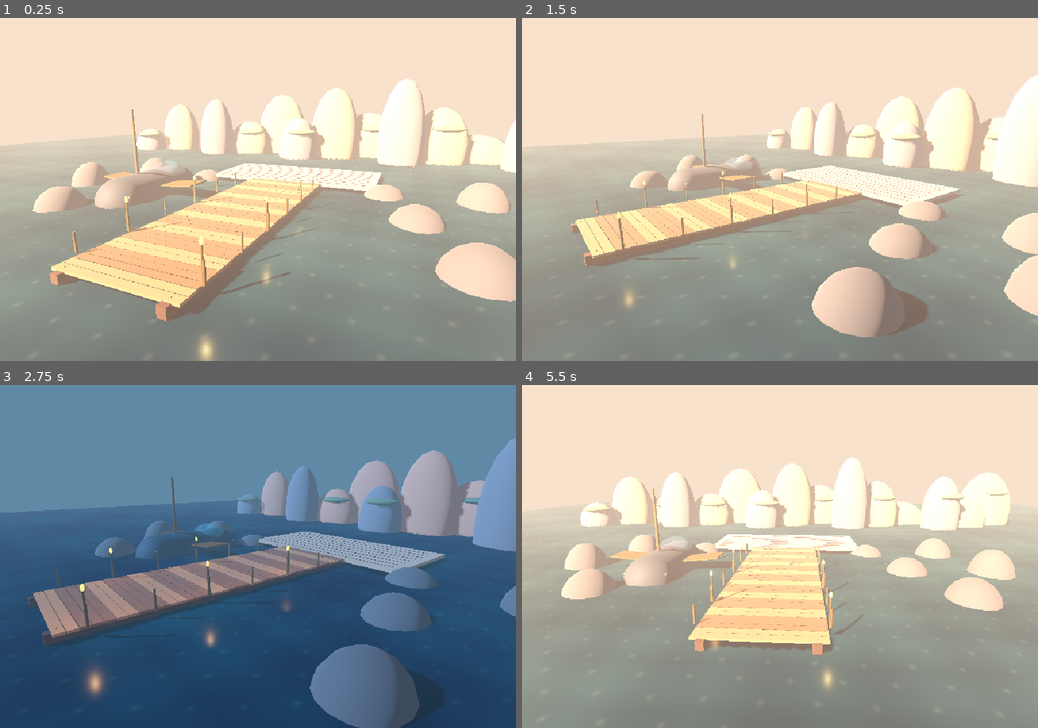
Above: before the commit, frames 1-4 (two rows, left to right).
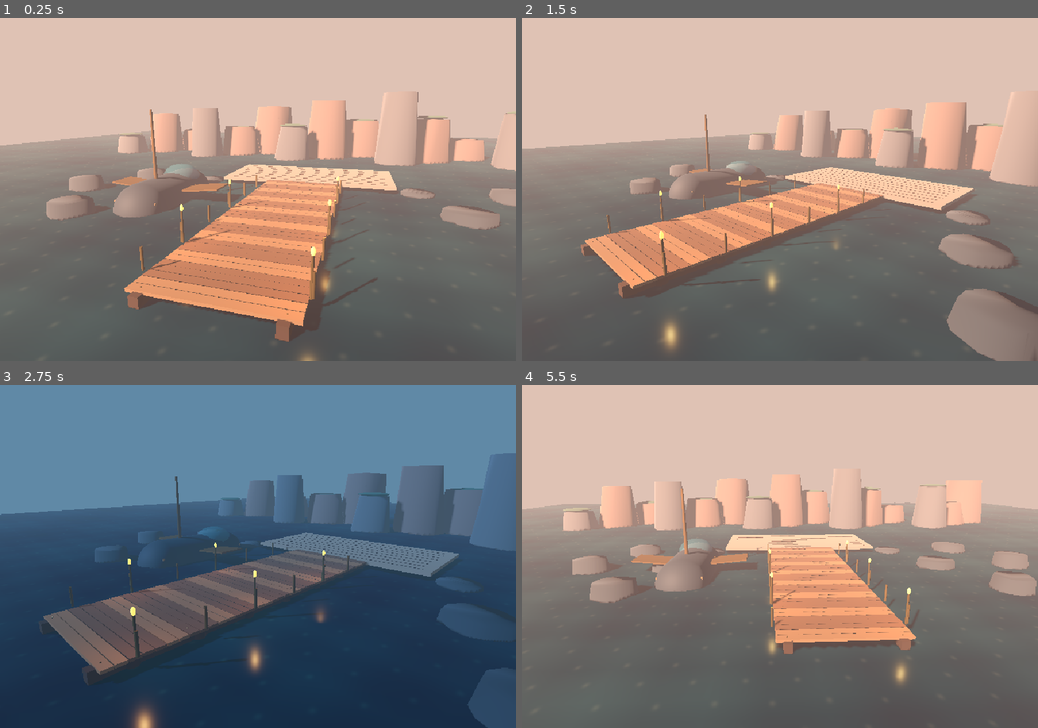
Above: after the commit, the same moments.

Repository: ndrorchestration/ToSailaStarrySky-jrpg
Game: Godot game, scene res://scenes/first_wake_3d_visual_slice.tscn
Two runs of this game, one before a commit and one after it. Both use one fixed random seed, a clock stepped at 60 frames per second and the inputs below. This scene is started directly instead of the project's main scene.
Inputs:
- Up to frame 1 (0.25 s): no input
- Up to frame 2 (1.5 s): tap Enter at 0.5 s; hold Right (ui_right) 0.53-1.28 s; tap R at 0.6 s; tap T at 0.8, 1.35 s; hold Down (ui_down) from 1.28 s (still down)
- Up to frame 3 (2.75 s): tap R at 1.55, 2.1 s; release Down (ui_down) at 2.03 s; hold Right (ui_right) from 2.03 s (still down); tap T at 2.3 s
- Up to frame 4 (5.5 s): release Right (ui_right) at 2.78 s; hold Up (ui_up) 2.78-3.53 s; tap T at 2.85, 3.8, 5.3 s; tap R at 3.05, 4.55 s; hold Left (ui_left) 3.53-5.03 s; tap E at 3.6 s; tap V at 4.35 s; hold Down (ui_down) from 5.03 s (still down); tap C at 5.1 s

The runs differ from the first frame. In frame 1, 98% of the frame differs, in the area x 0-100%, y 0-100%; in frame 2, 96%; in frame 3, 45%; in frame 4, 98%.

Commit message:
visual(godot3d): replace egg-shaped mountains with faceted meshes and properly grade sunset lighting

Diff:
--- a/godot/scripts/first_wake_3d_visual_slice.gd
+++ b/godot/scripts/first_wake_3d_visual_slice.gd
@@ -4,7 +4,7 @@
 ## Keep the existing res://scenes/first_wake_game.tscn entry untouched.
 const WaterShader = preload("res://shaders/first_wake_3d_water.gdshader")
 const CharacterSlot = preload("res://scripts/first_wake_3d_character_slot.gd")
-const CAMERA_TARGET := Vector3(0.0, 0.9, -9.0)
+const CAMERA_TARGET := Vector3(-3.4, 0.9, -9.0)
 
 var visual_root: Node3D
 var camera: Camera3D
@@ -15,7 +15,7 @@
 var geometry_count := 0
 var lantern_count := 0
 var animation_assets_loaded := 0
-var camera_azimuth := 0.42
+var camera_azimuth := 0.30
 var camera_distance := 34.0
 var camera_elevation := 0.24
 
@@ -93,20 +93,20 @@
     environment.name = "CinematicCoastalWorldEnvironment"
     environment.environment = Environment.new()
     environment.environment.background_mode = Environment.BG_COLOR
-    environment.environment.background_color = Color("#e0b79f")
+    environment.environment.background_color = Color("#b58b89")
     environment.environment.ambient_light_source = Environment.AMBIENT_SOURCE_COLOR
-    environment.environment.ambient_light_color = Color("#b5b6c3")
-    environment.environment.ambient_light_energy = 0.65
+    environment.environment.ambient_light_color = Color("#8f9ca9")
+    environment.environment.ambient_light_energy = 0.37
     environment.environment.tonemap_mode = Environment.TONE_MAPPER_FILMIC
     environment.environment.fog_enabled = true
-    environment.environment.fog_light_color = Color("#f1c9ab")
-    environment.environment.fog_density = 0.008
+    environment.environment.fog_light_color = Color("#c49f91")
+    environment.environment.fog_density = 0.006
     add_child(environment)
     sunlight = DirectionalLight3D.new()
     sunlight.name = "KeySun_GoldenHour"
     sunlight.rotation_degrees = Vector3(-31.0, -36.0, 5.0)
     sunlight.light_color = Color("#ffcea3")
-    sunlight.light_energy = 1.35
+    sunlight.light_energy = 0.71
     sunlight.shadow_enabled = true
     add_child(sunlight)
 
@@ -119,28 +119,63 @@
     water_material.shader = WaterShader
     water = _mesh("ActualSpatial3DAnimatedSea", ocean, Vector3(0, -0.65, -23), water_material)
 
+func _faceted_cliff_mesh(seed: int, radius: float, height: float) -> ArrayMesh:
+    # Low-poly strata with irregular real 3D profiles instead of elongated spheres.
+    # Deterministic so QA can compare actual native GPU frames across revisions.
+    var surface := SurfaceTool.new()
+    surface.begin(Mesh.PRIMITIVE_TRIANGLES)
+    var edges := 11
+    var lower: Array[Vector3] = []
+    var upper: Array[Vector3] = []
+    for j in range(edges):
+        var angle := TAU * float(j) / float(edges)
+        var irregular := 0.88 + float((j * 17 + seed * 11) % 9) * 0.035
+        var upper_rough := 0.61 + float((j * 7 + seed * 13) % 8) * 0.023
+        lower.append(Vector3(cos(angle) * radius * irregular,
+            -2.3 + float(j % 3) * 0.08, sin(angle) * radius * irregular))
+        upper.append(Vector3(cos(angle) * radius * upper_rough,
+            height + float((j * 5 + seed) % 5) * 0.19,
+            sin(angle) * radius * upper_rough))
+    for j in range(edges):
+        var next := (j + 1) % edges
+        for vertex in [lower[j], upper[j], lower[next],
+                upper[j], upper[next], lower[next]]:
+            surface.add_vertex(vertex)
+        for vertex in [upper[j], Vector3(0, height + 0.35, 0), upper[next]]:
+            surface.add_vertex(vertex)
+    surface.generate_normals()
+    return surface.commit()
+
+func _cliff(label: String, location: Vector3, radius: float, height: float,
+        seed: int, material: StandardMaterial3D) -> void:
+    _mesh(label, _faceted_cliff_mesh(seed, radius, height), location, material)
+
 func _assemble_coast() -> void:
-    var dark_rock := _material(Color("#535b64"), 0.96)
-    var sandstone := _material(Color("#ae8977"), 0.91)
-    var twilight_rock := _material(Color("#707582"), 0.98)
-    var distant_green := _material(Color("#617761"), 0.95)
-    # Volumetric silhouette layers are true 3D meshes, not 2D painted cards.
+    var dark_rock := _material(Color("#3c4b59"), 0.98)
+    var sandstone := _material(Color("#75615e"), 0.94)
+    var twilight_rock := _material(Color("#58606b"), 0.98)
+    var distant_green := _material(Color("#3d6258"), 0.97)
+    for rock in [dark_rock, sandstone, twilight_rock]:
+        rock.cull_mode = BaseMaterial3D.CULL_DISABLED
+    # Distinct layered volcanic/sandstone cliffs, not placeholder oval towers.
     for i in range(15):
         var x := float(i - 7) * 6.5
-        var z := -44.0 - float(i % 3) * 4.0
-        var h := 4.5 + float((i * 17) % 11) * 0.7
+        var z := -43.0 - float(i % 3) * 5.0
+        var h := 5.0 + float((i * 17) % 11) * 0.84
+        var radius := 3.9 + float(i % 3) * 0.78
         var mat := twilight_rock if i % 3 == 0 else sandstone
-        _sphere("Actual3DCliff_%02d" % i, Vector3(x, -1.8 + h * 0.42, z),
-            1.0, Vector3(4.0 + float(i % 3), h, 3.5), mat)
+        _cliff("FacetedTrue3DCliff_%02d" % i, Vector3(x, -2.0, z), radius, h, i, mat)
         if i % 2 == 0:
-            _sphere("VegetationCanopy_%02d" % i, Vector3(x + 1.0, h * 0.72, z + 1.5),
-                1.0, Vector3(3.0, 0.65, 2.5), distant_green)
+            _sphere("CliffTopVegetation_%02d" % i,
+                Vector3(x, h - 1.5, z), 1.0,
+                Vector3(2.8, 0.32, 2.5), distant_green)
     for sign in [-1.0, 1.0]:
         for j in range(5):
-            var x: float = float(sign) * (12.0 + float(j) * 3.2)
-            var zz := -18.0 + float(j % 3) * 9.0
-            _sphere("CoastalNearRock", Vector3(x, -1.5, zz),
-                1.0, Vector3(2.5, 2.1 + j * 0.4, 2.7), dark_rock)
+            var x: float = float(sign) * (13.2 + float(j) * 3.2)
+            var zz := -18.0 + float(j % 3) * 8.7
+            _cliff("NearFacetedShoreRock", Vector3(x, -2.5, zz),
+                2.6 + float(j % 2) * 0.4, 1.8 + float(j) * 0.33,
+                j + 27, dark_rock)
 
 func _assemble_pier() -> void:
     var wood_a := _material(Color("#795846"), 0.82)
@@ -289,9 +324,9 @@
     if sunlight == null:
         return
     sunlight.light_color = Color("#9bb8db") if night else Color("#ffcea3")
-    sunlight.light_energy = 0.40 if night else 1.35
-    environment.environment.background_color = Color("#273a56") if night else Color("#e0b79f")
-    environment.environment.fog_light_color = Color("#4c6b83") if night else Color("#f1c9ab")
+    sunlight.light_energy = 0.20 if night else 0.71
+    environment.environment.background_color = Color("#273a56") if night else Color("#b58b89")
+    environment.environment.fog_light_color = Color("#4c6b83") if night else Color("#c49f91")
 
 func _unhandled_input(event: InputEvent) -> void:
     if event is InputEventKey and event.pressed and not event.echo:
@@ -299,7 +334,7 @@
             set_time_of_day(active_hour != "blue_hour")
             get_viewport().set_input_as_handled()
         elif event.keycode == KEY_R:
-            camera_azimuth = 0.42
+            camera_azimuth = 0.30
             camera_distance = 34.0
             camera_elevation = 0.24
             _update_camera()
